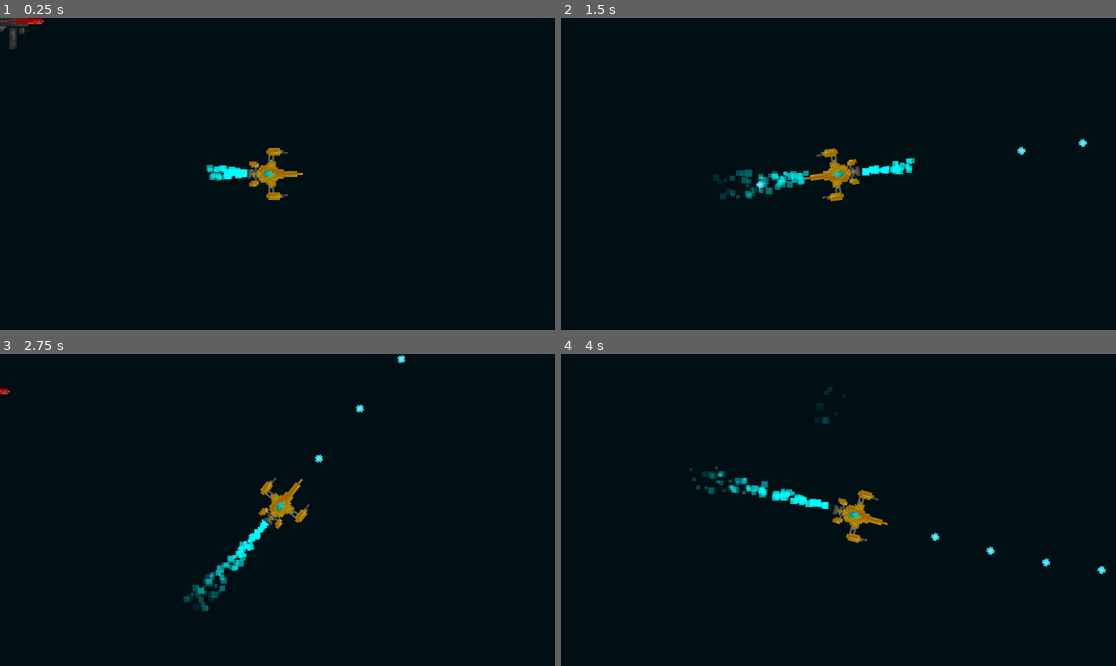
Above: before the commit, frames 1-4 (two rows, left to right).
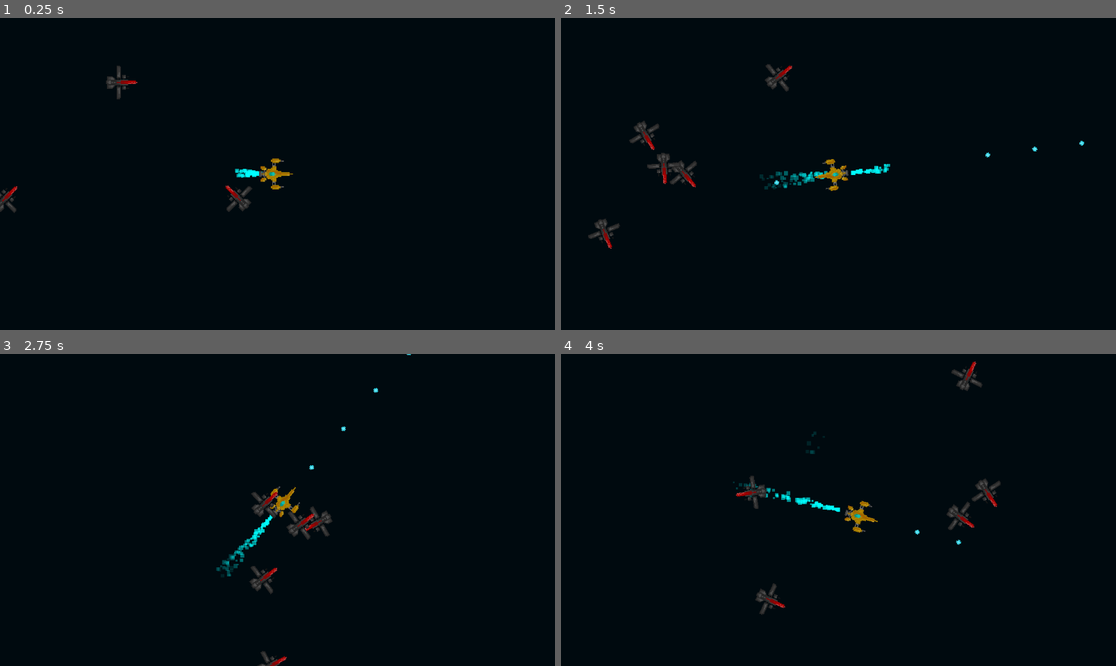
Above: after the commit, the same moments.

Repository: asherfeinstein/unnamed-space-ship-game
Game: Godot game, scene res://game.tscn
Same seed, same stepped clock (60 frames per second), same inputs: the game is played once before the commit and once after it.
Inputs (mouse positions are in pixels of both pictures, inside the frame that each line leads up to):
- Up to frame 1 (0.25 s): no input
- Up to frame 2 (1.5 s): move the mouse to (960, 158) at 0.52 s; press the mouse at (960, 158) at 0.53 s; move the mouse to (727, 189) at 1.27 s; release the mouse at (727, 189) at 1.28 s; click (727, 189) at 1.35 s
- Up to frame 3 (2.75 s): move the mouse to (333, 441) at 2.02 s; press the mouse at (333, 441) at 2.03 s
- Up to frame 4 (4 s): move the mouse to (810, 572) at 2.77 s; release the mouse at (810, 572) at 2.78 s; click (810, 572) at 2.85 s; move the mouse to (1005, 556) at 3.52 s; press the mouse at (1005, 556) at 3.53 s

The runs differ from the first frame. In frame 1, 1.7% of the frame differs, in the area x 0-55%, y 0-63%; in frame 2, 2.6%, in the area x 4-95%, y 14-74%; in frame 3, 2.3%; in frame 4, 2.5%.

Commit message:
Enemy Pathfinding
Added basic enemy pathfinding and fixed a bug where GPU particles would fly away from enemy when defeated.

Diff:
--- a/bullet/bullet.gd
+++ b/bullet/bullet.gd
@@ -1,7 +1,7 @@
 extends CharacterBody2D
 @export var mouseDirection: Vector2
 
-var speed = 1500
+var speed = 2000
 func _ready() -> void:
 	look_at(get_global_mouse_position())
 	visible = false
--- a/enemy ship/enemy.gd
+++ b/enemy ship/enemy.gd
@@ -2,20 +2,64 @@
 
 signal enemyJustDied
 
+@export var SPEED = 600
+
 @onready var enemyHealth = 10
 @onready var notCurrentlyDead = true
 
+var goalPoint = Vector2.ZERO
+
+var rng = RandomNumberGenerator.new()
+
+func _ready():
+	modulate = Color(1.0, 1.0, 1.0)
+	$Collision.set_deferred("disabled",false)
+	$AreaHit/AreaHitCollision.set_deferred("disabled",false)
+	get_goal_point(Vector2.ZERO)
+	$UpdateGoalPointTimer.start()
+
+func _physics_process(delta: float):
+	#The Basic Enemy AI
+	var currentDirection = velocity.normalized()
+	var goalDirection = global_position.direction_to(goalPoint)
+	currentDirection = currentDirection.lerp(goalDirection, delta * 3)
+	velocity = currentDirection * SPEED
+	if notCurrentlyDead:
+		move_and_slide()
+		look_at(global_position + currentDirection)
+
+
+func get_goal_point(point: Vector2):
+	var randomRange = 500
+	var goal = Vector2(point.x + rng.randf_range((0-randomRange),randomRange),point.y + rng.randf_range((0-randomRange),randomRange))
+	return goal
 
 func _on_area_hit_body_entered(body: Node2D) -> void:
+	#regarding Enemy getting damaged
 	enemyHealth -= 1
 	if enemyHealth <= 0 and notCurrentlyDead:
 		#starts explosion animation
+		$Collision.set_deferred("disabled",true)
+		$AreaHit/AreaHitCollision.set_deferred("disabled",true)
 		notCurrentlyDead = false
 		enemyJustDied.emit()
+		modulate = Color(1.0, 1.0, 1.0)
 		$EnemySprite.visible = false
 		$ExplodedShipParticles.emitting = true
 		$Explosion.emitting = true
-
+	elif notCurrentlyDead:
+		#Makes them breifly read when hit
+		modulate = Color(0.973, 0.0, 0.039)
+		$DamageColorTimer.start()
 
 func _on_exploded_ship_particles_finished() -> void:
 	queue_free()
+
+
+func _on_damage_color_timer_timeout() -> void:
+	#resets color
+	modulate = Color(1.0, 1.0, 1.0)
+
+
+func _on_update_goal_point_timer_timeout() -> void:
+	goalPoint = get_goal_point(get_parent().playerPosition)
--- a/enemy ship/enemy.tscn
+++ b/enemy ship/enemy.tscn
@@ -23,20 +23,9 @@
 [sub_resource type="GradientTexture1D" id="GradientTexture1D_qqi15"]
 gradient = SubResource("Gradient_thqsw")
 
-[sub_resource type="Curve" id="Curve_q6r3x"]
-_data = [Vector2(0, 0.853933), 0.0, 0.0, 0, 0, Vector2(1, 0.157303), 0.0, 0.0, 0, 0]
-point_count = 2
-
-[sub_resource type="Curve" id="Curve_nyfwl"]
-_data = [Vector2(0, 0.719101), 0.0, 0.0, 0, 0, Vector2(0.963235, 0.146068), 0.0, 0.0, 0, 0]
-point_count = 2
-
 [sub_resource type="CurveXYZTexture" id="CurveXYZTexture_8qrmx"]
-curve_x = SubResource("Curve_q6r3x")
-curve_y = SubResource("Curve_nyfwl")
 
 [sub_resource type="ParticleProcessMaterial" id="ParticleProcessMaterial_shr4c"]
-lifetime_randomness = 0.09
 particle_flag_disable_z = true
 emission_shape = 1
 emission_sphere_radius = 40.0
@@ -52,6 +41,7 @@
 directional_velocity_max = 1.0
 directional_velocity_curve = SubResource("CurveXYZTexture_8qrmx")
 gravity = Vector3(0, 0, 0)
+attractor_interaction_enabled = false
 scale_min = 4.0
 scale_max = 4.0
 color_ramp = SubResource("GradientTexture1D_qqi15")
@@ -67,16 +57,20 @@
 _data = [Vector2(0, 15.7303), 0.0, 0.0, 0, 0, Vector2(1, -56.1797), 0.0, 0.0, 0, 0]
 point_count = 2
 
+[sub_resource type="Curve" id="Curve_thqsw"]
+_data = [Vector2(0, 1), 0.0, 0.0, 0, 0, Vector2(1, 0.797753), 0.0, 0.0, 0, 0]
+point_count = 2
+
 [sub_resource type="Gradient" id="Gradient_qqi15"]
 offsets = PackedFloat32Array(0, 0.353333, 0.586667, 0.74, 1)
 colors = PackedColorArray(1, 0.784314, 0, 1, 1, 0.458824, 0, 1, 0.763715, 0.310268, 0, 1, 0.389287, 0.389287, 0.389287, 1, 0.247059, 0.247059, 0.247059, 0)
 
 [node name="Enemy" type="CharacterBody2D"]
 collision_layer = 4
-collision_mask = 4
+collision_mask = 0
 script = ExtResource("1_v64lm")
 
-[node name="CollisionShape2D" type="CollisionShape2D" parent="."]
+[node name="Collision" type="CollisionShape2D" parent="."]
 rotation = 1.5708
 scale = Vector2(4, 4)
 shape = SubResource("CircleShape2D_v64lm")
@@ -91,7 +85,7 @@
 collision_layer = 4
 collision_mask = 2
 
-[node name="CollisionShape2D" type="CollisionShape2D" parent="AreaHit"]
+[node name="AreaHitCollision" type="CollisionShape2D" parent="AreaHit"]
 shape = SubResource("CircleShape2D_0ri4l")
 
 [node name="ExplodedShipParticles" type="GPUParticles2D" parent="."]
@@ -127,7 +121,16 @@
 angle_max = 180.0
 scale_amount_min = 5.0
 scale_amount_max = 20.0
+scale_amount_curve = SubResource("Curve_thqsw")
 color_ramp = SubResource("Gradient_qqi15")
+
+[node name="DamageColorTimer" type="Timer" parent="."]
+wait_time = 0.05
+
+[node name="UpdateGoalPointTimer" type="Timer" parent="."]
+wait_time = 0.5
 
 [connection signal="body_entered" from="AreaHit" to="." method="_on_area_hit_body_entered"]
 [connection signal="finished" from="ExplodedShipParticles" to="." method="_on_exploded_ship_particles_finished"]
+[connection signal="timeout" from="DamageColorTimer" to="." method="_on_damage_color_timer_timeout"]
+[connection signal="timeout" from="UpdateGoalPointTimer" to="." method="_on_update_goal_point_timer_timeout"]
--- a/game.gd
+++ b/game.gd
@@ -2,8 +2,19 @@
 
 var enemy = preload("res://enemy ship/enemy.tscn")
 
+#Used by Enemyies
+var playerPosition
+
 func _ready():
 	placeEnemy(0,0)
+	placeEnemy(500,500)
+	placeEnemy(-500,-500)
+	placeEnemy(-500,500)
+	placeEnemy(500,-500)
+
+func _physics_process(delta: float):
+	#Enemies use this for "pathfinding"
+	playerPosition = $player.global_position
 
 func placeEnemy(x,y):
 	#spawns enemy at given cords
--- a/game.tscn
+++ b/game.tscn
@@ -1,10 +1,20 @@
-[gd_scene load_steps=3 format=3 uid="uid://dlw2gkdgh70a6"]
+[gd_scene load_steps=4 format=3 uid="uid://dlw2gkdgh70a6"]
 
 [ext_resource type="PackedScene" uid="uid://tscwl54jyc5p" path="res://player/player.tscn" id="1_80nbo"]
 [ext_resource type="Script" uid="uid://cultah0xg8a7s" path="res://game.gd" id="1_e2o6t"]
+
+[sub_resource type="Environment" id="Environment_e2o6t"]
+background_mode = 3
+glow_enabled = true
+glow_intensity = 4.0
+glow_strength = 1.15
+glow_blend_mode = 0
 
 [node name="game" type="Node2D"]
 script = ExtResource("1_e2o6t")
 
 [node name="player" parent="." instance=ExtResource("1_80nbo")]
 position = Vector2(538, 319)
+
+[node name="glow" type="WorldEnvironment" parent="."]
+environment = SubResource("Environment_e2o6t")
--- a/player/player.gd
+++ b/player/player.gd
@@ -12,8 +12,8 @@
 	mouseDirection = global_position.direction_to(get_global_mouse_position())
 	#distance to mouse
 	speed = (get_global_mouse_position() - global_position).length()
-	if speed > 700:
-		speed = 700
+	if speed > 1000:
+		speed = 1000
 	velocity = mouseDirection * speed
 	move_and_slide()
 	if Input.is_action_pressed("fire") and canFire:
--- a/player/player.tscn
+++ b/player/player.tscn
@@ -37,6 +37,7 @@
 
 [node name="playerCamera" type="Camera2D" parent="."]
 position = Vector2(3, 0)
+zoom = Vector2(0.6, 0.6)
 position_smoothing_enabled = true
 script = ExtResource("2_g1dw6")
 
Not shown: 1 places in enemy ship/enemy.tscn that only renumber resources
